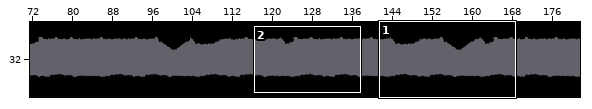
Tiled map -- tiled/levels/lake.tmx. Above: a wide view before the commit, with the close-up outlined.
Close-up. Before the edit:
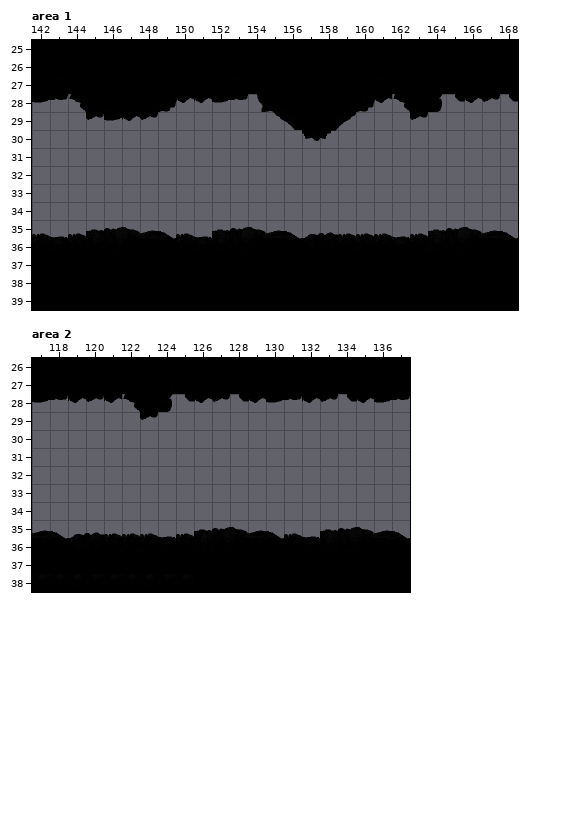
Cells are 32x32 px. Shown: area 1 x 142..168, y 25..39; area 2 x 117..137, y 26..38. The commit also changed other parts of the map, which this record leaves out.
After the commit:
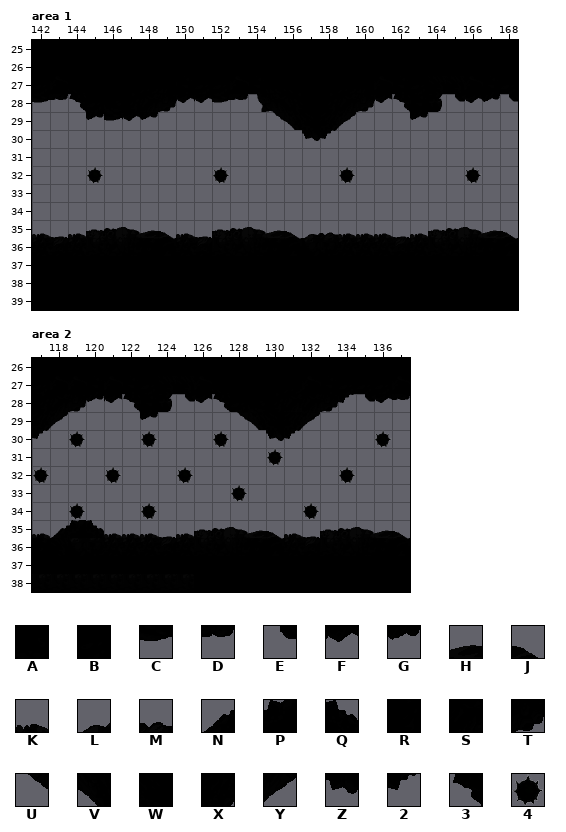
Key: from "lake_tiles": A 16, B 17, C 31, D 32, E 33, F 34, G 35, H 49, J 50, K 52, L 55, M 56, N 92, P 93, Q 95, R 170, S 171, T 172, U 181, V 182, W 183, X 185, Y 186, Z 198, 2 200, 3 241; from "mine": 4 0.
_ is an empty cell.
Diff:
Layer "Foreground", area 1:
y 32: x 145 _ -> 4; x 152 _ -> 4; x 159 _ -> 4; x 166 _ -> 4
Layer "Foreground", area 2:
y 28: x 117..119 CDF -> RST; x 127..136 GEFCDFGEFC -> 3BARSST2EF
y 29: x 117..118 __ -> XY; x 128..132 _____ -> UVWXY
y 30: x 117 _ -> 2; x 119 _ -> 4; x 123 _ -> 4; x 127 _ -> 4; x 130..131 __ -> Z2; x 136 _ -> 4
y 31: x 130 _ -> 4
y 32: x 117 _ -> 4; x 121 _ -> 4; x 125 _ -> 4; x 134 _ -> 4
y 33: x 128 _ -> 4
y 34: x 119 _ -> 4; x 123 _ -> 4; x 132 _ -> 4
y 35: x 117..120 HJLM -> KNPQ
